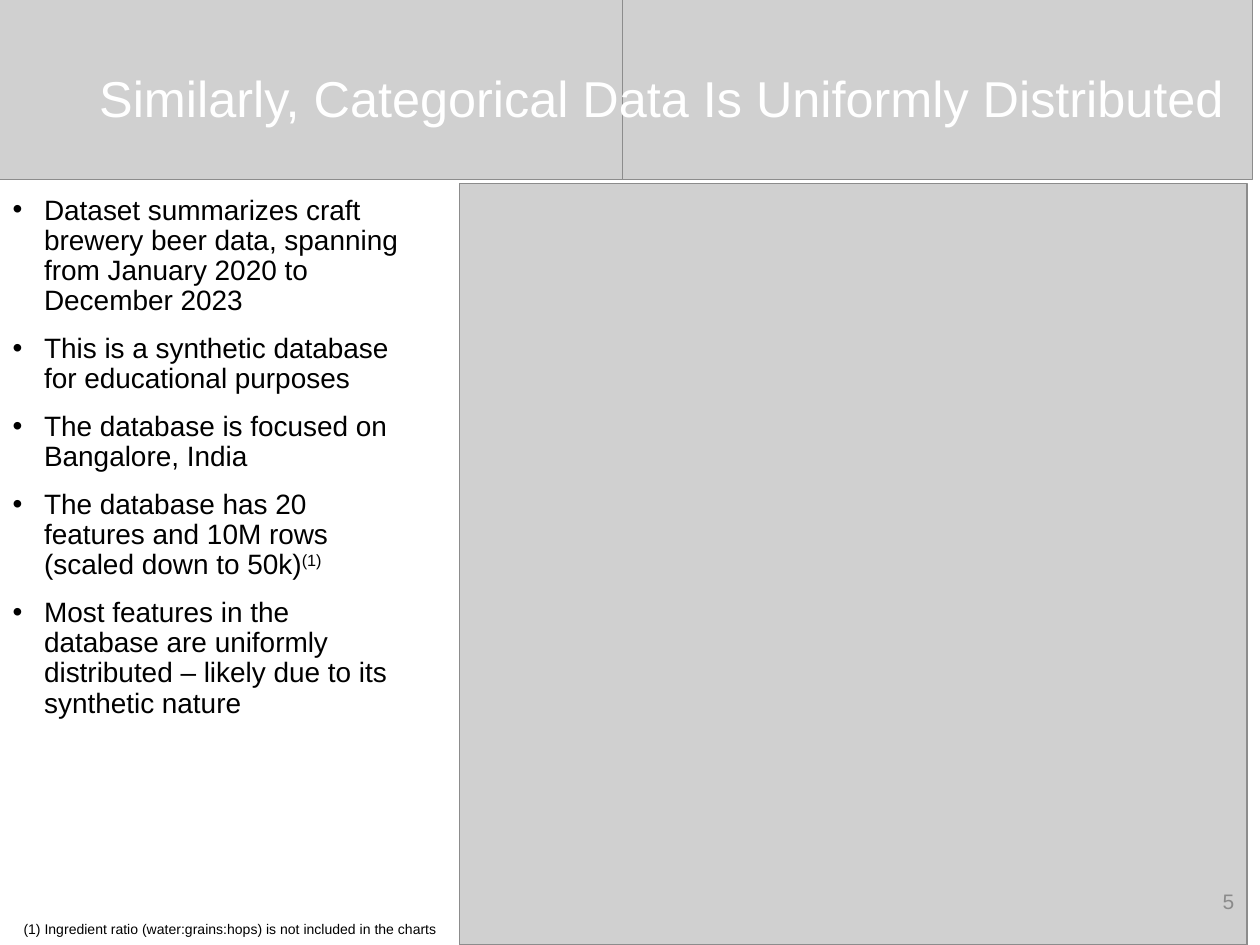
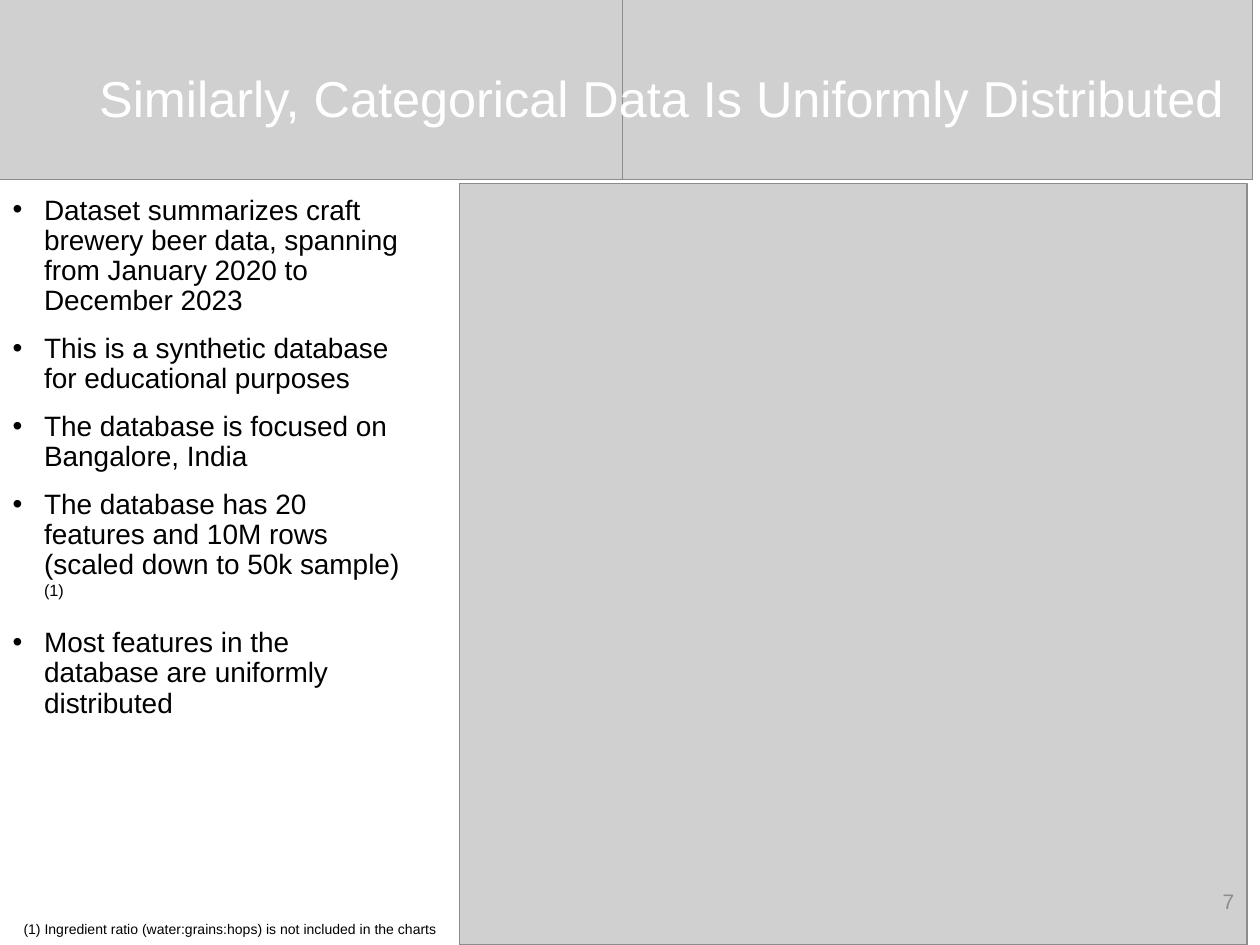
Before and after one commit to nsysoeva/breweries_analysis, a slide deck: slide 7 of Craft_Breweries_Analysis.pptx (slide 5 before the commit). Drawn at 1260x945 pixels with LibreOffice and Linux fonts; fonts in the diff are those of the drawing; grey boxes stand for pictures. Boxes give left, top, right and bottom in pixels: in the first picture for what was removed or moved away, otherwise in the second. Text is boxed around its words. In the diff, an @@ line names an element or a change of style, - is before the commit and + after.

```diff
--- a/Craft_Breweries_Analysis.pptx
+++ b/Craft_Breweries_Analysis.pptx
@@ text at <box>44,493,399,714</box>: text changed @@
-• The database has 20 features and 10M rows (scaled down to 50k)(1)
-• Most features in the database are uniformly distributed – likely due to its synthetic nature
+• The database has 20 features and 10M rows (scaled down to 50k sample)(1)
+• Most features in the database are uniformly distributed
@@ page number at <box>1223,895,1235,909</box>: text changed @@
-5
+7
```
Also in this commit, not shown: 2 other slides changed, 2 slides added, 1 other file.
